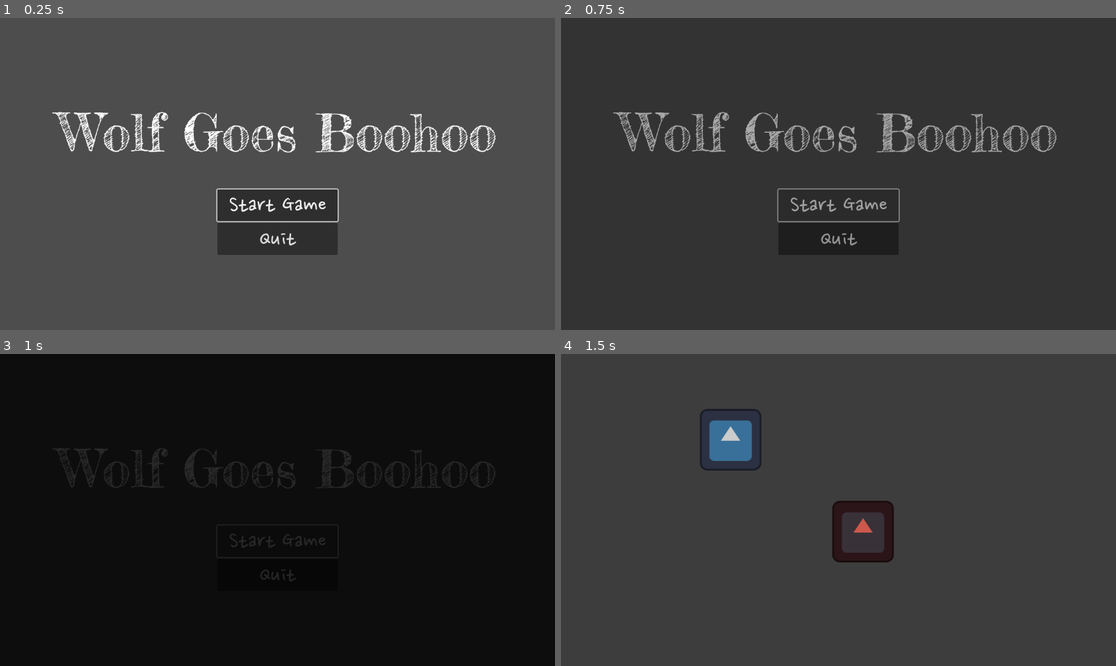
Above: before the commit, frames 1-4 (two rows, left to right).
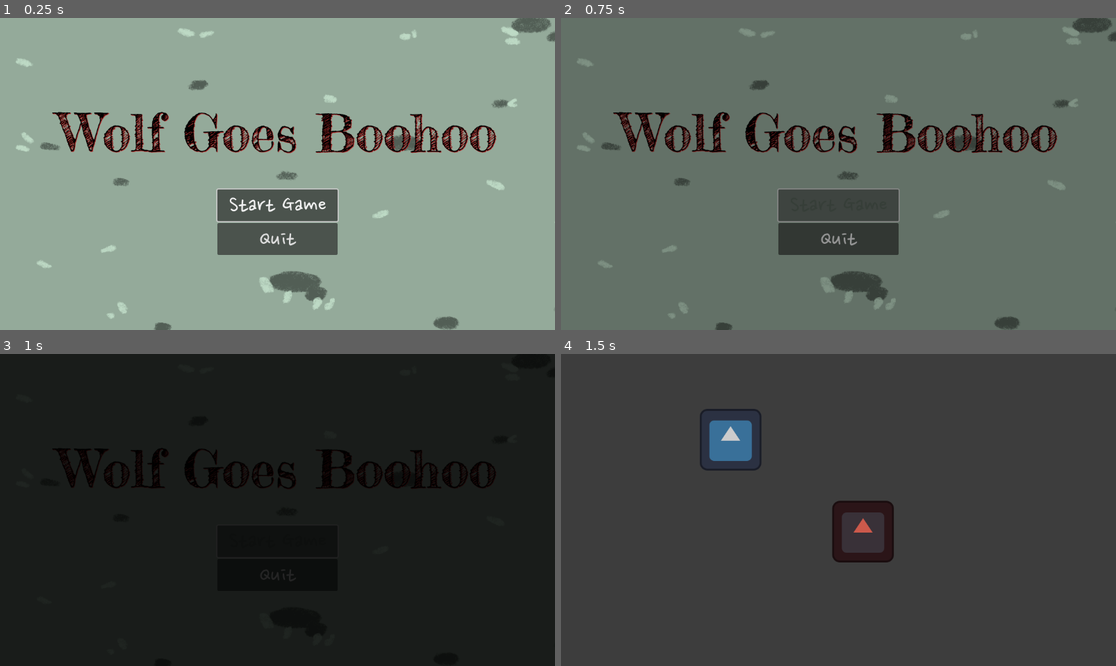
Above: after the commit, the same moments.

Repository: TheJP/GMTKGameJam2023
Game: Godot game, scene res://titleScreen.tscn
Two runs of this game, one before a commit and one after it. Both use one fixed random seed, a clock stepped at 60 frames per second and the inputs below. This scene is started directly instead of the project's main scene. The engine's default icon, where the game draws it, is replaced by a stand-in: a white triangle on a blue panel in a dark square.
Inputs (mouse positions are in pixels of both pictures, inside the frame that each line leads up to):
- Up to frame 1 (0.25 s): no input
- Up to frame 2 (0.75 s): click "Start Game" at 0.5 s
- Up to frame 3 (1 s): no input
- Up to frame 4 (1.5 s): move the mouse to (960, 494) at 1.27 s; hold D (move_right) from 1.28 s (still down); click (960, 494) at 1.42 s

The runs differ from the first frame. In frame 1, 98% of the frame differs, in the area x 0-100%, y 0-100%; in frame 2, 98%; in frame 3, 2.0%; in frame 4, nothing differs.

Commit message:
Changes on titlescreen

Diff:
--- a/GMTKGameJam2023/titleScreen.tscn
+++ b/GMTKGameJam2023/titleScreen.tscn
@@ -1,8 +1,9 @@
-[gd_scene load_steps=4 format=3 uid="uid://c4pcbslkckvyv"]
+[gd_scene load_steps=5 format=3 uid="uid://c4pcbslkckvyv"]
 
 [ext_resource type="Script" path="res://UIElements/titleScreen.gd" id="1_wecwy"]
-[ext_resource type="FontFile" uid="uid://b6ivishkxit4u" path="res://Assets/FrederickatheGreat-Regular.ttf" id="2_643i1"]
-[ext_resource type="FontFile" uid="uid://dlc75aa3kulfl" path="res://Assets/NanumPenScript-Regular.ttf" id="3_m8m44"]
+[ext_resource type="FontFile" uid="uid://bb71ypywdmmve" path="res://Assets/FrederickatheGreat-Regular.ttf" id="2_643i1"]
+[ext_resource type="FontFile" uid="uid://cmlwue6seucic" path="res://Assets/NanumPenScript-Regular.ttf" id="3_m8m44"]
+[ext_resource type="Texture2D" uid="uid://yvcwa8q18ftf" path="res://Assets/Background.png" id="4_a3fhw"]
 
 [node name="TitleScreen" type="Control"]
 layout_mode = 3
@@ -30,6 +31,9 @@
 
 [node name="Label" type="Label" parent="UI Box/CenterContainer/MarginContainer2"]
 layout_mode = 2
+theme_override_colors/font_color = Color(0, 0, 0, 1)
+theme_override_colors/font_shadow_color = Color(0.6875, 0.144531, 0.144531, 1)
+theme_override_colors/font_outline_color = Color(0, 0, 0, 1)
 theme_override_fonts/font = ExtResource("2_643i1")
 theme_override_font_sizes/font_size = 106
 text = "Wolf Goes Boohoo"
@@ -51,6 +55,9 @@
 unique_name_in_owner = true
 custom_minimum_size = Vector2(150, 50)
 layout_mode = 2
+theme_override_colors/font_color = Color(0, 0, 0, 1)
+theme_override_colors/font_pressed_color = Color(0.6875, 0.144531, 0.144531, 1)
+theme_override_colors/font_hover_color = Color(0.320313, 0.367188, 0.332031, 1)
 theme_override_fonts/font = ExtResource("3_m8m44")
 theme_override_font_sizes/font_size = 50
 text = "Start Game"
@@ -63,8 +70,10 @@
 text = "Quit"
 
 [node name="BG" type="TextureRect" parent="UI Box"]
+z_index = -3
 layout_mode = 2
 mouse_filter = 2
+texture = ExtResource("4_a3fhw")
 
 [connection signal="pressed" from="UI Box/CenterContainer/VBoxContainer/MarginContainer/VBoxContainer/Start Game Button" to="." method="_on_start_game_button_pressed"]
 [connection signal="pressed" from="UI Box/CenterContainer/VBoxContainer/MarginContainer/VBoxContainer/Quit Button" to="." method="_on_quit_button_pressed"]
Binary file added: GMTKGameJam2023/Assets/Background.png
Not shown, added: GMTKGameJam2023/Assets/Background.png.import
Not shown, changed: GMTKGameJam2023/Assets/FrederickatheGreat-Regular.ttf.import
Not shown, changed: GMTKGameJam2023/Assets/IndieFlower-Regular.ttf.import
Not shown, changed: GMTKGameJam2023/Assets/NanumPenScript-Regular.ttf.import
Not shown: 1 places in GMTKGameJam2023/main.tscn that only renumber resources
